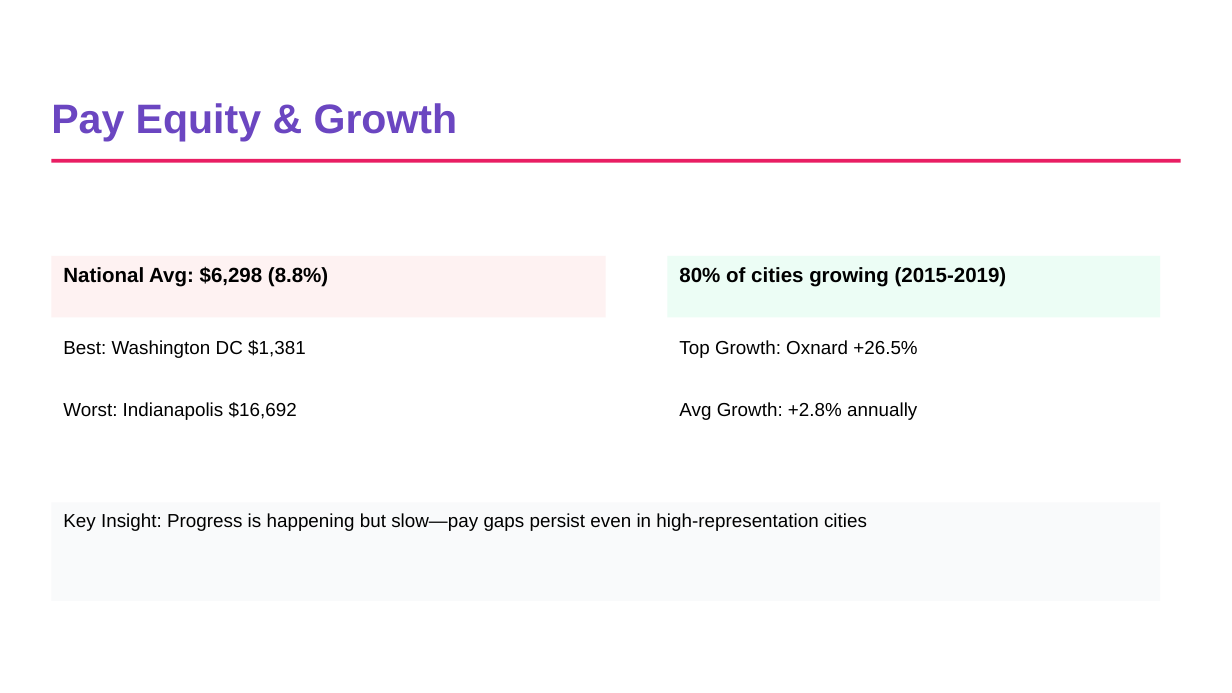
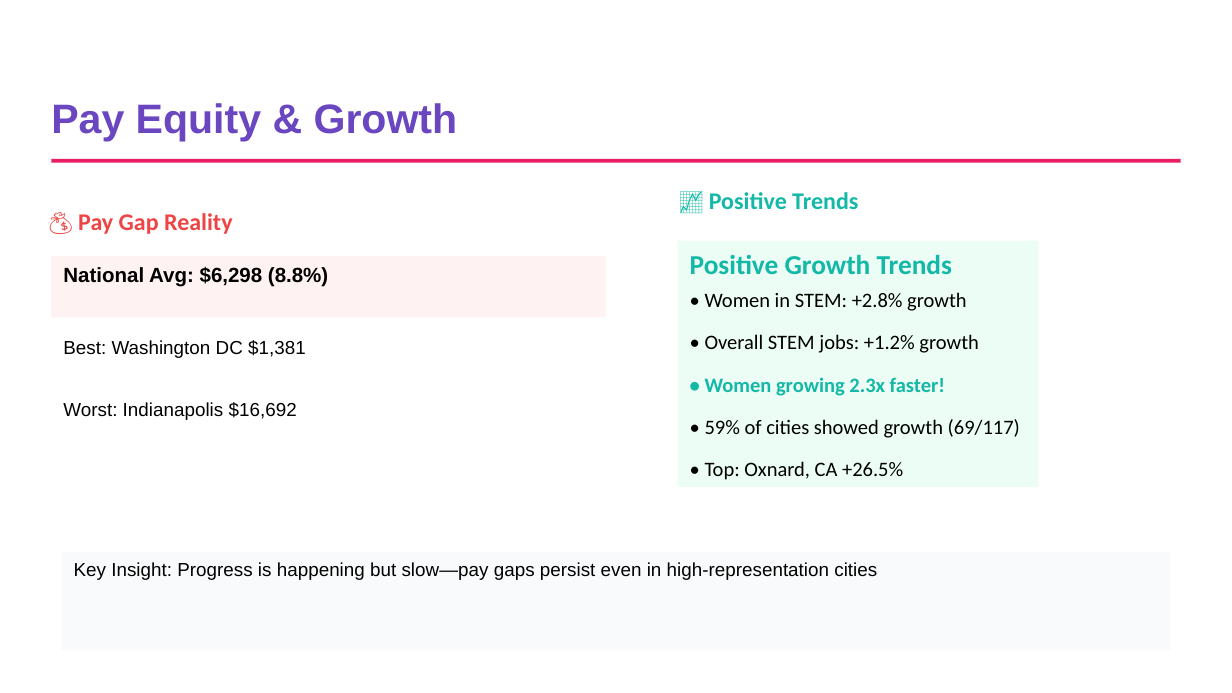
Before and after one commit to Refinedlv/Women-in-Stem-Redi, a slide deck: slide 6 of Redi Project powerpoint.pptx. Drawn at 1232x693 pixels with LibreOffice and Linux fonts; fonts in the diff are those of the drawing; background and template pictures are left out. Boxes give left, top, right and bottom in pixels: in the first picture for what was removed or moved away, otherwise in the second. Text is boxed around its words. In the diff, an @@ line names an element or a change of style, - is before the commit and + after.

```diff
--- a/Redi Project powerpoint.pptx
+++ b/Redi Project powerpoint.pptx
@@ text added at (709, 192, 858, 209), 14 pt, text #14B8A6, bold @@
+📈 Positive Trends
@@ text added at (78, 213, 232, 234), 14 pt, text #EF4444, bold @@
+💰 Pay Gap Reality
@@ rectangle removed at (668, 256, 1161, 318) @@
-80% of cities growing (2015-2019)
@@ rectangle added at (678, 240, 1039, 487), fill #ECFDF5, 12 pt, text #000000 @@
+Positive Growth Trends
+• Women in STEM: +2.8% growth
+• Overall STEM jobs: +1.2% growth
+• Women growing 2.3x faster!
+• 59% of cities showed growth (69/117)
+• Top: Oxnard, CA +26.5%
@@ text removed at (679, 340, 917, 358) @@
-Top Growth: Oxnard +26.5%
@@ text removed at (679, 402, 917, 420) @@
-Avg Growth: +2.8% annually
@@ text "Key Insight: Progress is happening ...": place and size @@
-text "Key Insight: Progress is happening ..." at (63, 513, 867, 531)
+text "Key Insight: Progress is happening ..." at (74, 562, 877, 580)
```
Also in this commit, not shown: 1 other slide changed.
